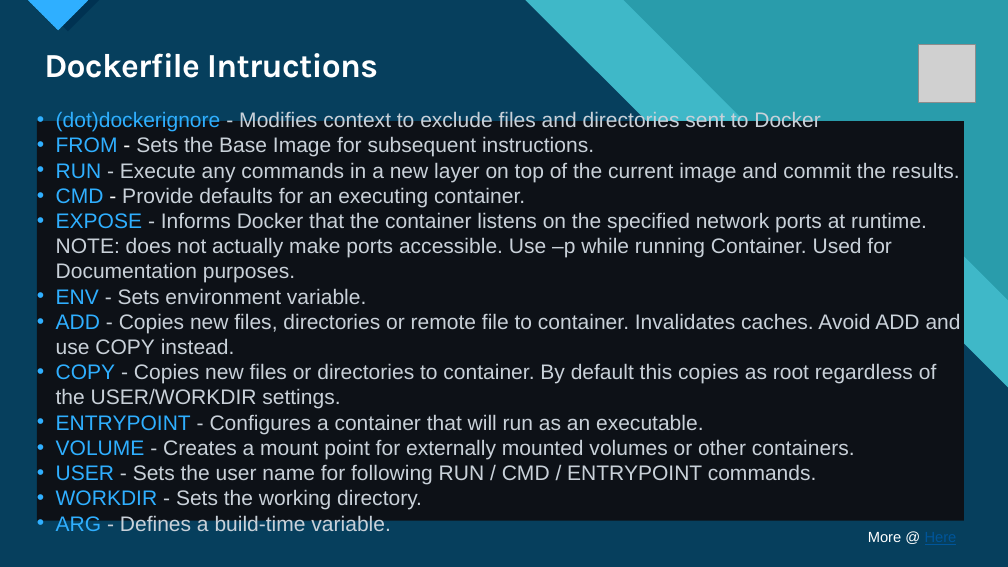
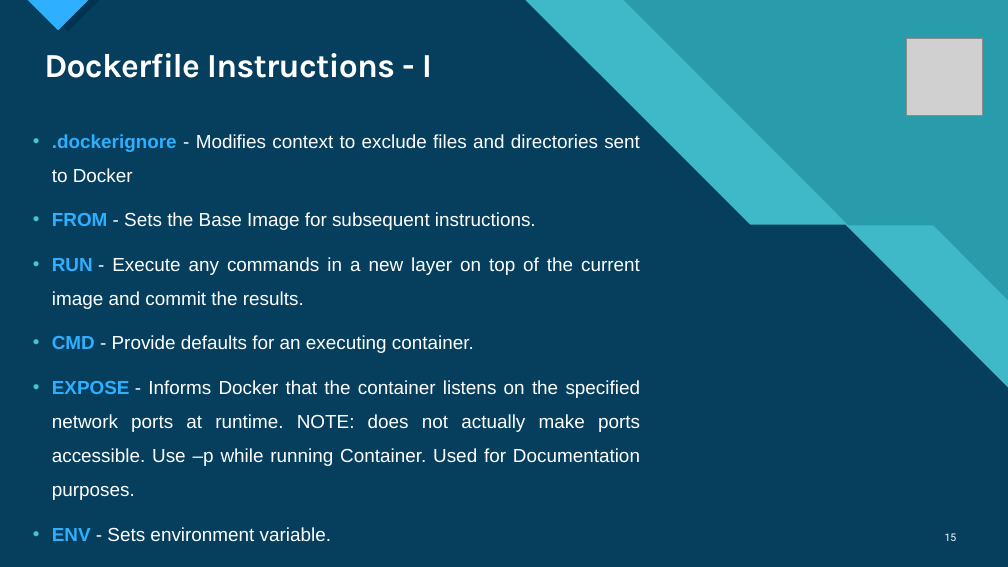
Before and after one commit to Singh-Karandeep/DockerTutorial, a slide deck: slide 15 of Docker for Beginners.pptx. Drawn at 1008x567 pixels with LibreOffice and Linux fonts; fonts in the diff are those of the drawing; grey boxes stand for pictures. Boxes give left, top, right and bottom in pixels: in the first picture for what was removed or moved away, otherwise in the second. Text is boxed around its words. In the diff, an @@ line names an element or a change of style, - is before the commit and + after.

Commit message:
Ppt Modified

```diff
--- a/Docker for Beginners.pptx
+++ b/Docker for Beginners.pptx
@@ title at [44, 53, 432, 78]: text changed @@
-Dockerfile Intructions
+Dockerfile Instructions - I
@@ picture: place and size @@
-picture at [919, 45, 976, 102]
+picture at [907, 39, 983, 115]
@@ text ".dockerignore - Modifies context to ...": place and size @@
-text ".dockerignore - Modifies context to ..." at [37, 117, 964, 525]
+text ".dockerignore - Modifies context to ..." at [52, 134, 641, 542]
@@ text ".dockerignore - Modifies context to ..." at [52, 134, 641, 542]: vertical alignment middle to top; fill #0D1117 to none @@
@@ text at [52, 134, 640, 183]: text changed; size 20 to 18 pt; text colour #C9D1D9 to #FFFFFF @@
-• (dot)dockerignore - Modifies context to exclude files and directories sent to Docker
+• .dockerignore - Modifies context to exclude files and directories sent to Docker
@@ text at [52, 212, 641, 542]: size 20 to 18 pt in "FROM - Sets the Base Image for ...", "RUN - Execute any commands in a ...", "CMD - Provide defaults for an executing ...", "EXPOSE - Informs Docker that the container ..." and 1 more places; text colour #C9D1D9 to #FFFFFF in "Sets the Base Image for subsequent instructions.", "- Execute any commands in a new ...", "Provide defaults for an executing container.", "- Informs Docker that the container listens ..." and 1 more places; bold on in "FROM", "RUN", "CMD", "EXPOSE" and 1 more places; alignment left to justified; line spacing 1 to 1.5; more space between paragraphs @@
@@ text at [56, 313, 961, 531]: paragraphs removed @@
-• ADD - Copies new files, directories or remote file to container. Invalidates caches. Avoid ADD and use COPY instead.
-• COPY - Copies new files or directories to container. By default this copies as root regardless of the USER/WORKDIR settings.
-• ENTRYPOINT - Configures a container that will run as an executable.
-• VOLUME - Creates a mount point for externally mounted volumes or other containers.
-• USER - Sets the user name for following RUN / CMD / ENTRYPOINT commands.
-• WORKDIR - Sets the working directory.
-• ARG - Defines a build-time variable.
@@ text removed at [868, 532, 902, 542] @@
-More @ Here
@@ page number added at [945, 533, 957, 541], 10 pt, text #FFFFFF @@
+15
```
Also in this commit, not shown: 13 other slides changed, 1 slide added.
